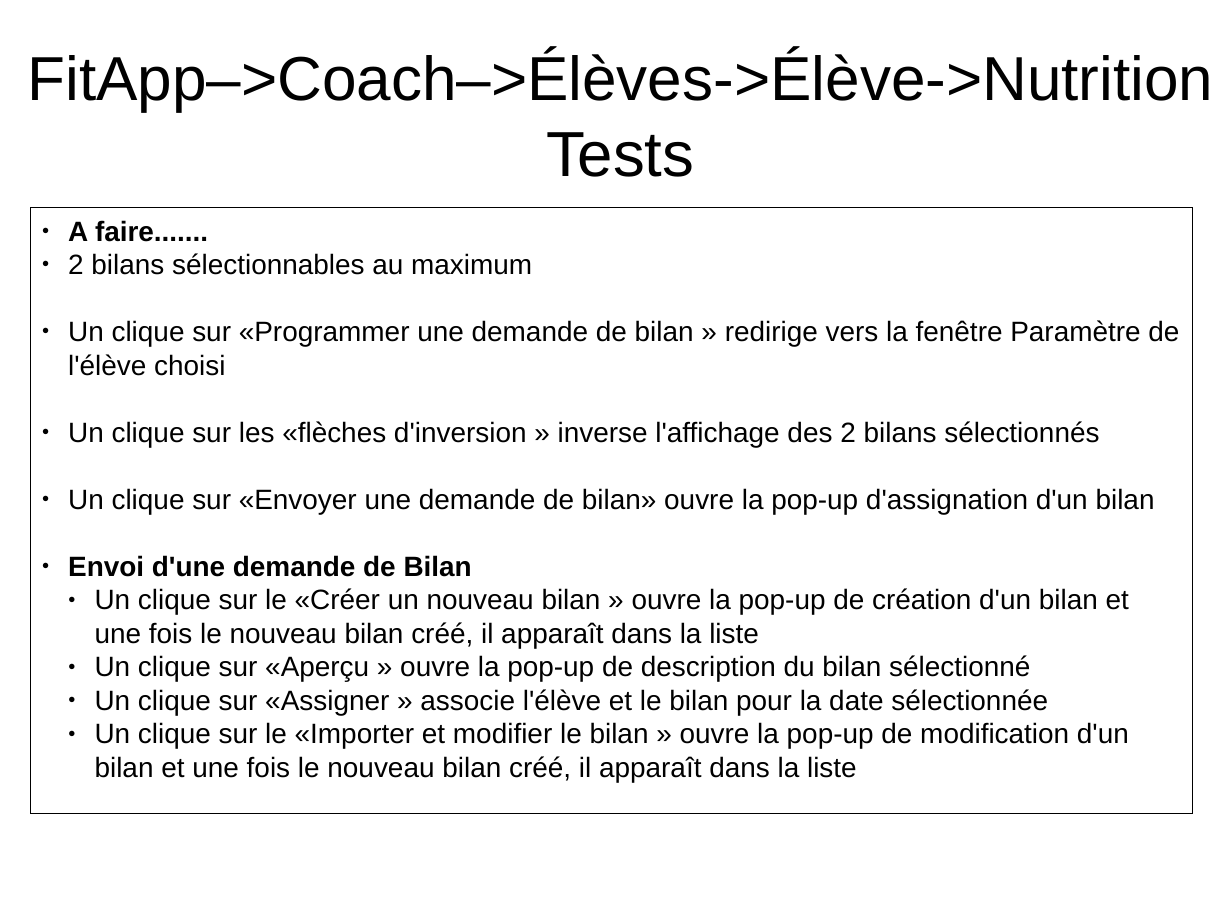
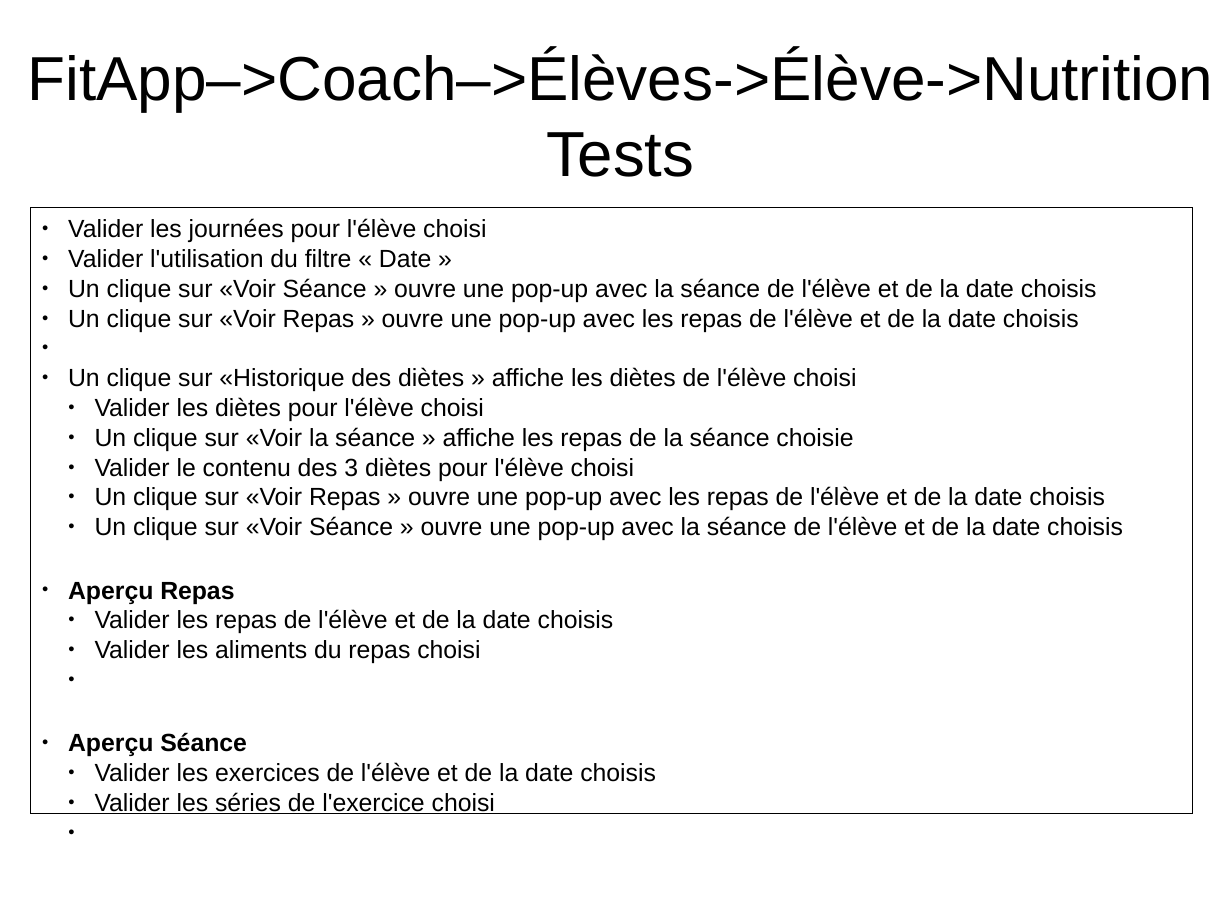
Before and after one commit to NicolasGavard/WebVysionSportV2, a slide deck: slide 46 of Documentations/FitApp - Elèves v1.02.odp (slide 44 before the commit). Drawn at 1232x924 pixels with LibreOffice and Linux fonts; fonts in the diff are those of the drawing. Boxes give left, top, right and bottom in pixels: in the first picture for what was removed or moved away, otherwise in the second. Text is boxed around its words. In the diff, an @@ line names an element or a change of style, - is before the commit and + after.

```diff
--- a/Documentations/FitApp - Elèves v1.02.odp
+++ b/Documentations/FitApp - Elèves v1.02.odp
@@ text in rectangle at (68,218,1123,814): text changed; size 18 to 16 pt @@
-● A faire.......
-● 2 bilans sélectionnables au maximum
-● Un clique sur «Programmer une demande de bilan » redirige vers la fenêtre Paramètre de l'élève choisi
-● Un clique sur les «flèches d'inversion » inverse l'affichage des 2 bilans sélectionnés
-● Un clique sur «Envoyer une demande de bilan» ouvre la pop-up d'assignation d'un bilan
-● Envoi d'une demande de Bilan
-  ● Un clique sur le «Créer un nouveau bilan » ouvre la pop-up de création d'un bilan et une fois le nouveau bilan créé, il apparaît dans la liste
-  ● Un clique sur «Aperçu » ouvre la pop-up de description du bilan sélectionné
-  ● Un clique sur «Assigner » associe l'élève et le bilan pour la date sélectionnée
-  ● Un clique sur le «Importer et modifier le bilan » ouvre la pop-up de modification d'un bilan et une fois le nouveau bilan créé, il apparaît dans la liste
+● Valider les journées pour l'élève choisi
+● Valider l'utilisation du filtre « Date »
+● Un clique sur «Voir Séance » ouvre une pop-up avec la séance de l'élève et de la date choisis
+● Un clique sur «Voir Repas » ouvre une pop-up avec les repas de l'élève et de la date choisis
+● Un clique sur «Historique des diètes » affiche les diètes de l'élève choisi
+  ● Valider les diètes pour l'élève choisi
+  ● Un clique sur «Voir la séance » affiche les repas de la séance choisie
+  ● Valider le contenu des 3 diètes pour l'élève choisi
+  ● Un clique sur «Voir Repas » ouvre une pop-up avec les repas de l'élève et de la date choisis
+  ● Un clique sur «Voir Séance » ouvre une pop-up avec la séance de l'élève et de la date choisis
+● Aperçu Repas
+  ● Valider les repas de l'élève et de la date choisis
+  ● Valider les aliments du repas choisi
+● Aperçu Séance
+  ● Valider les exercices de l'élève et de la date choisis
+  ● Valider les séries de l'exercice choisi
```
Also in this commit, not shown: 1 other slide changed, 7 slides added, 7 other files.
